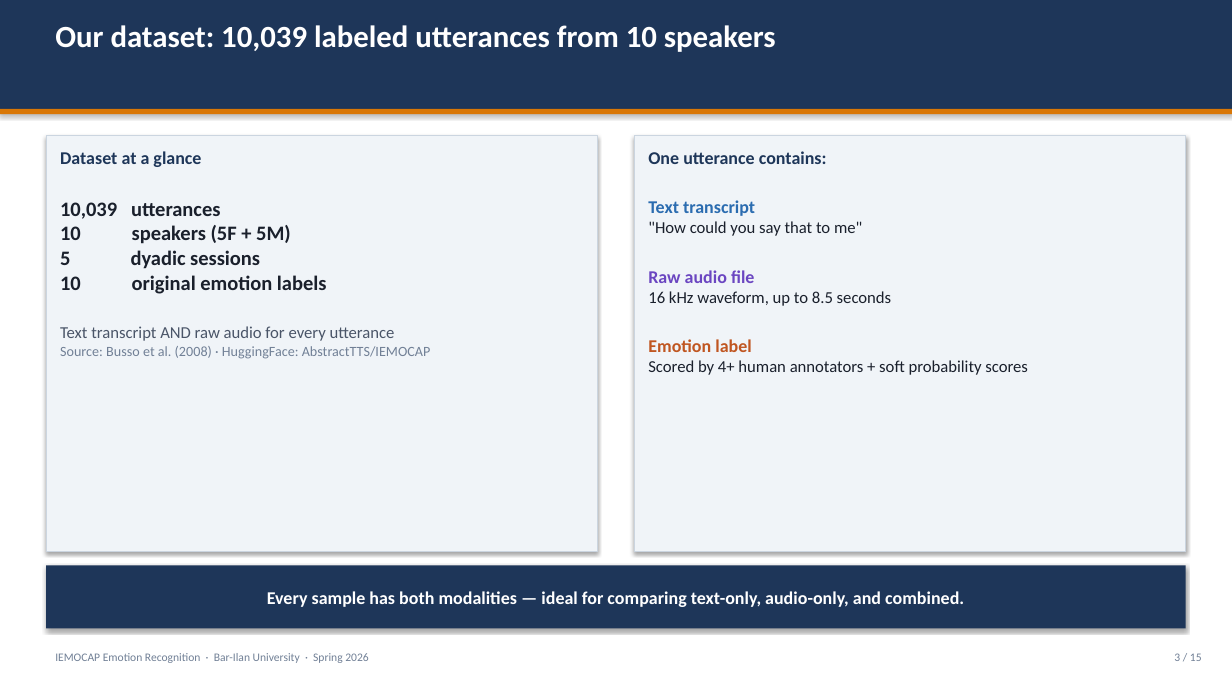
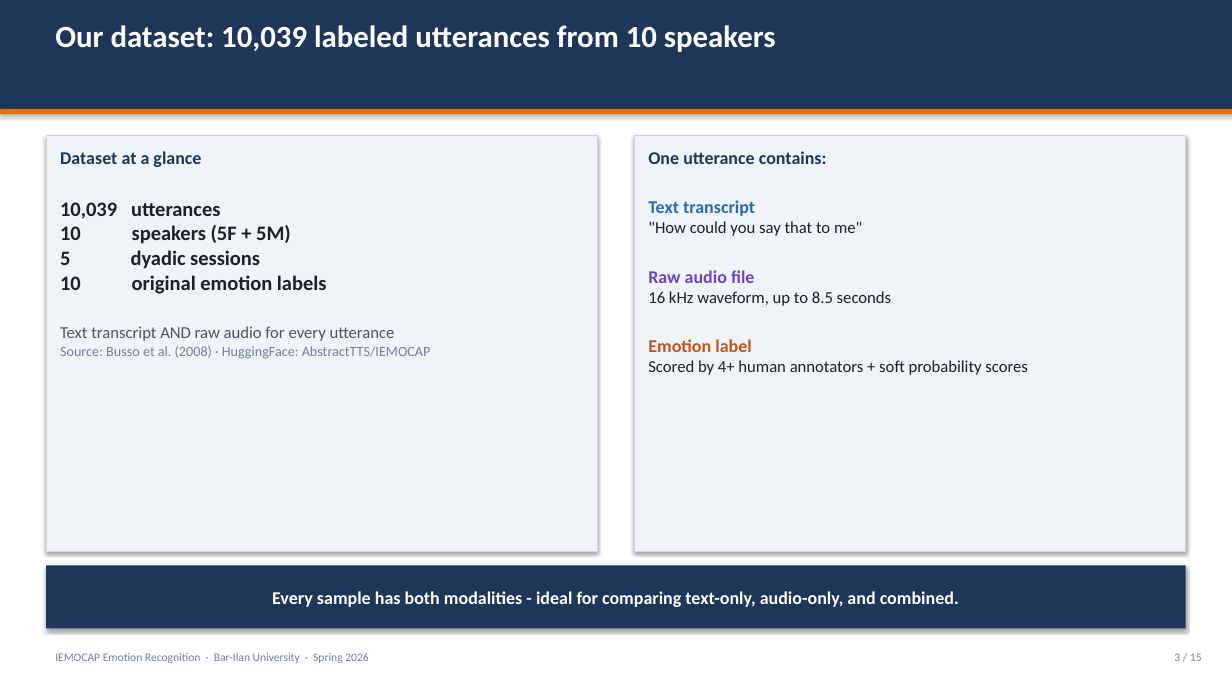
Before and after one commit to almahova/iemocap-proj, a slide deck: slide 3 of docs/Final_Presentation.pptx. Drawn at 1232x693 pixels with LibreOffice and Linux fonts; fonts in the diff are those of the drawing. Boxes give left, top, right and bottom in pixels: in the first picture for what was removed or moved away, otherwise in the second. Text is boxed around its words. In the diff, an @@ line names an element or a change of style, - is before the commit and + after.

```diff
--- a/docs/Final_Presentation.pptx
+++ b/docs/Final_Presentation.pptx
@@ text in rectangle at [272, 591, 959, 607]: text changed @@
-Every sample has both modalities — ideal for comparing text-only, audio-only, and combined.
+Every sample has both modalities - ideal for comparing text-only, audio-only, and combined.
```
Also in this commit, not shown: 14 other slides changed, 3 other files.
